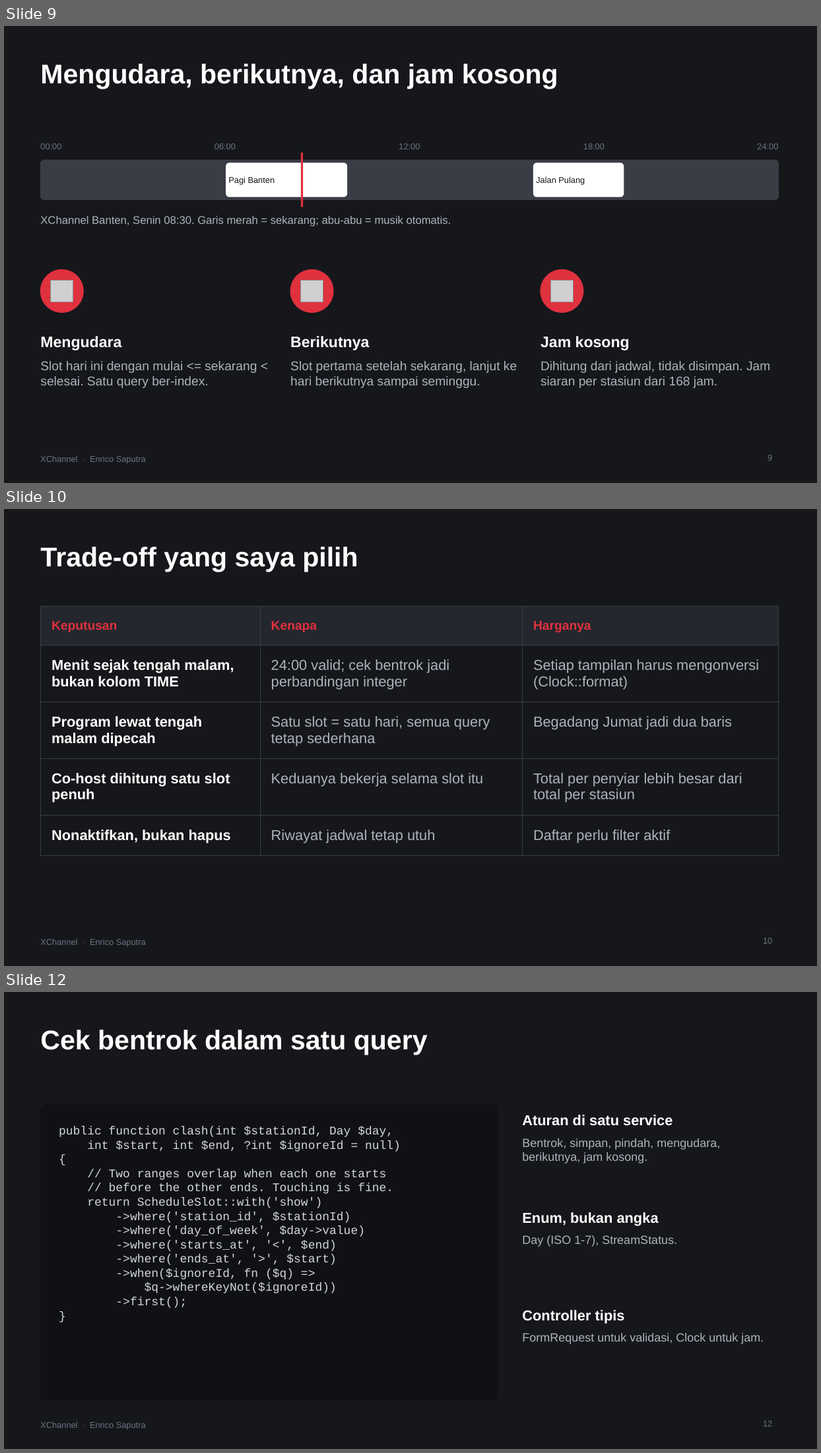
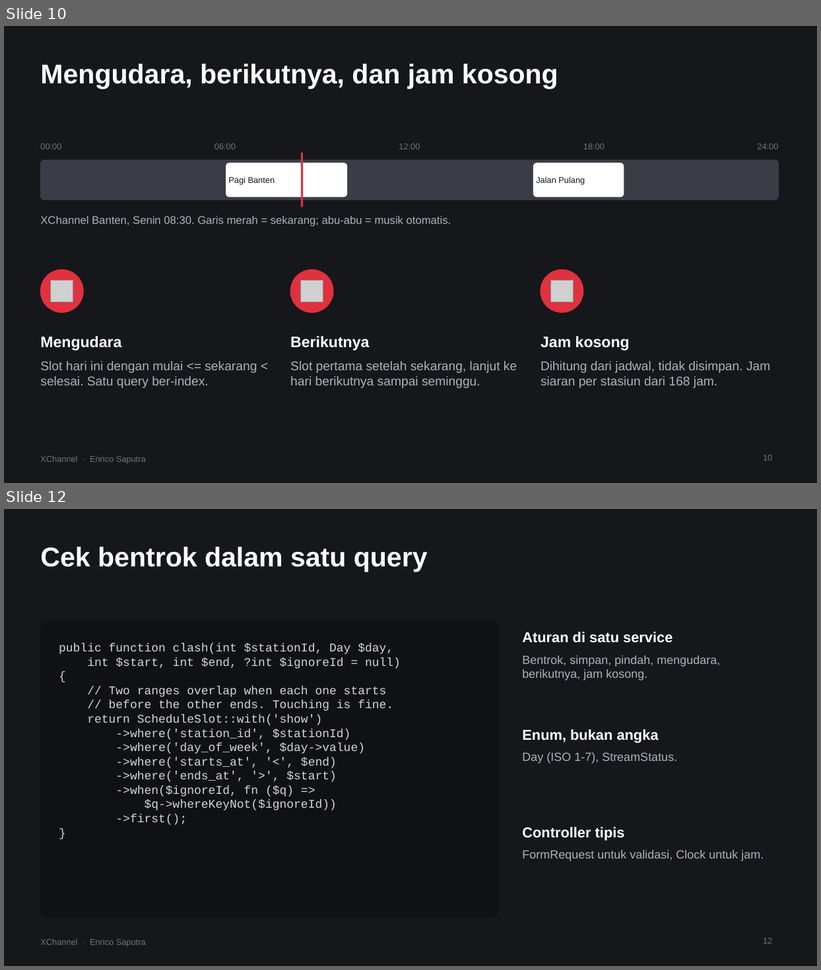
Before and after one commit to Enricosaputra/xchannel-dashboard-demo, a slide deck: docs/XChannel-presentasi.pptx. Shown one above the other, each under a label of ours: slides 9, 10 and 12 before the commit, slides 10 and 12 after it; the slides between them are not shown. The pictures are 821x1453 and 821x970 pixels, drawn with LibreOffice and Linux fonts; fonts in the diff are those of the drawing; grey boxes stand for pictures. Boxes give left, top, right and bottom in pixels: in the first picture for what was removed or moved away, otherwise in the second. Text is boxed around its words. In the diff, an @@ line names an element or a change of style, - is before the commit and + after.

Commit message:
Decks: ER diagram slide, stack slide gives the reason only, no trade-off slide

```diff
--- a/docs/XChannel-presentasi.pptx
+++ b/docs/XChannel-presentasi.pptx
@@ slide 10 removed at [4, 509, 817, 966], background #16171B; not listed: 1 template element that a slide beside it also shows @@
@@ title removed at [40, 547, 358, 572] @@
-Trade-off yang saya pilih
@@ table removed at [40, 607, 779, 846], 5 rows, 3 columns @@
-Keputusan | Kenapa | Harganya
-Menit sejak tengah malam, bukan kolom TIME | 24:00 valid; cek bentrok jadi perbandingan integer | Setiap tampilan harus mengonversi (Clock::format)
-Program lewat tengah malam dipecah | Satu slot = satu hari, semua query tetap sederhana | Begadang Jumat jadi dua baris
-Co-host dihitung satu slot penuh | Keduanya bekerja selama slot itu | Total per penyiar lebih besar dari total per stasiun
-Nonaktifkan, bukan hapus | Riwayat jadwal tetap utuh | Daftar perlu filter aktif
@@ page number removed at [763, 938, 772, 944] @@
-10
@@ what was slide 9 is now slide 10 @@
@@ page number at [763, 455, 772, 461]: text changed @@
-9
+10
```
Also in this commit, not shown: 1 slide changed, 1 slide added, 7 other files.
